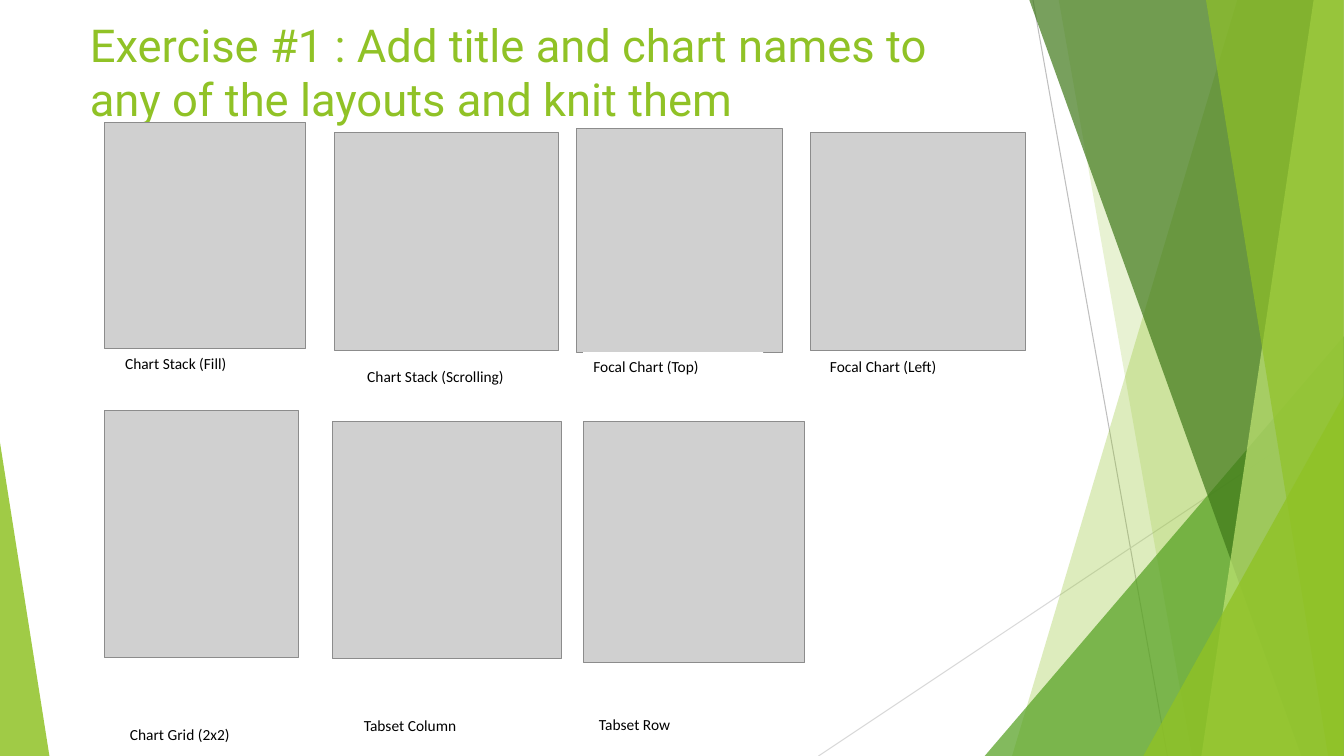
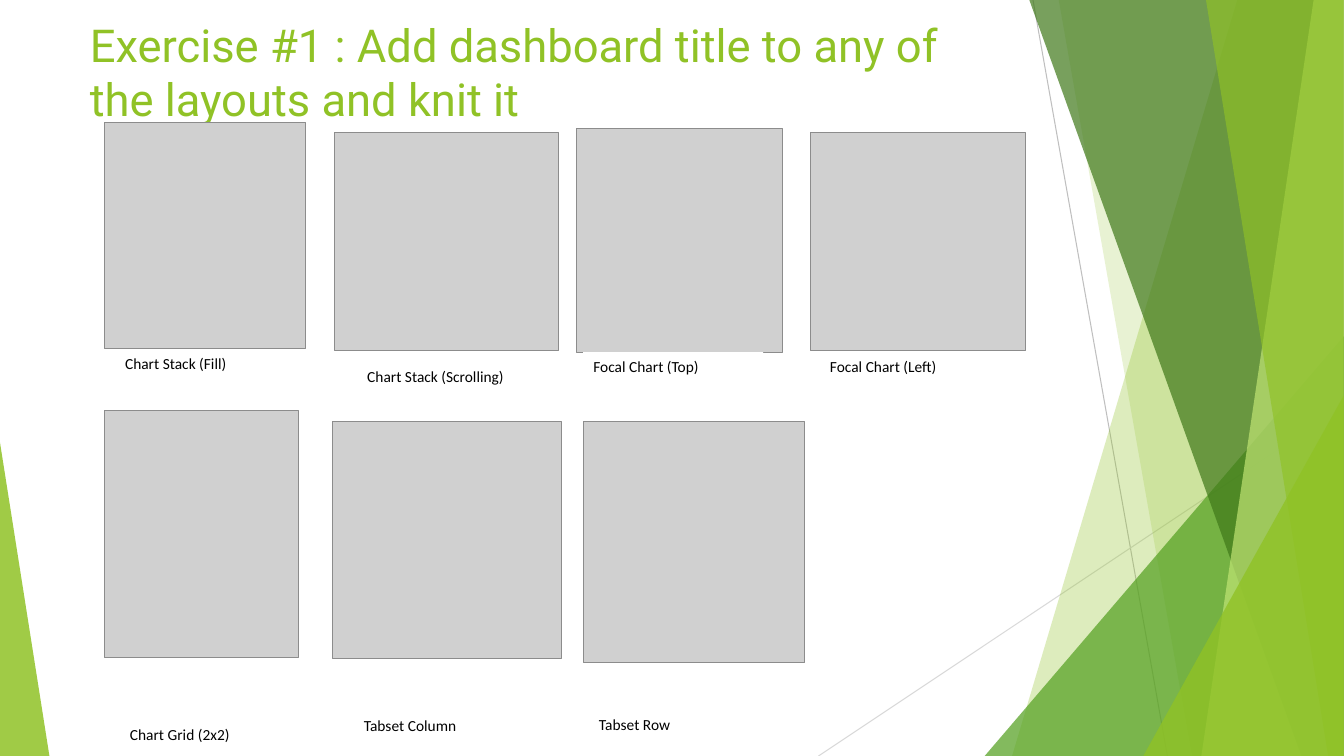
Before and after one commit to OlgaShldrr/flexdashboard_workshop, a slide deck: slide 7 of FLEXDASHBOARD.pptx. Drawn at 1344x756 pixels with LibreOffice and Linux fonts; fonts in the diff are those of the drawing; grey boxes stand for pictures. Boxes give left, top, right and bottom in pixels: in the first picture for what was removed or moved away, otherwise in the second. Text is boxed around its words. In the diff, an @@ line names an element or a change of style, - is before the commit and + after.

Commit message:
updated slides

```diff
--- a/FLEXDASHBOARD.pptx
+++ b/FLEXDASHBOARD.pptx
@@ title at (x1=90, y1=27, x2=938, y2=127): text changed @@
-Exercise #1 : Add title and chart names to any of the layouts and knit them
+Exercise #1 : Add dashboard title to any of the layouts and knit it
```
